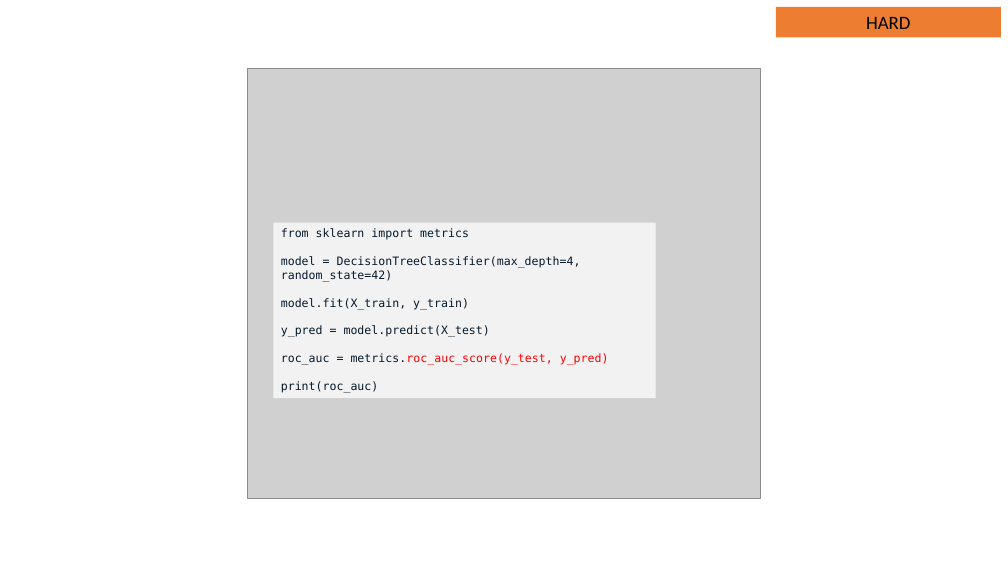
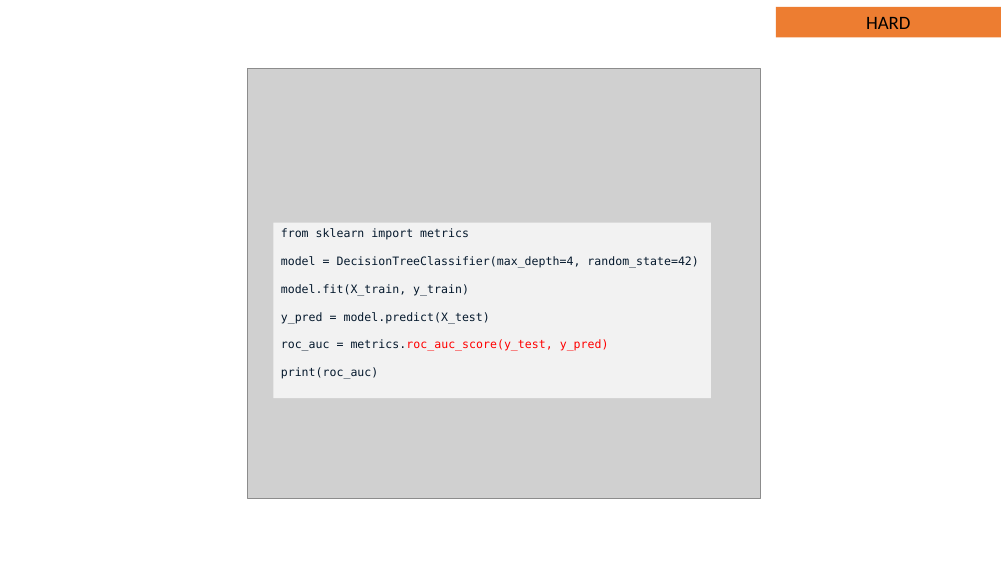
Before and after one commit to JNYH/DataCamp_Assessment, a slide deck: slide 41 of Model_Development.pptx (slide 37 before the commit). Drawn at 1008x567 pixels with LibreOffice and Linux fonts; fonts in the diff are those of the drawing; grey boxes stand for pictures. Boxes give left, top, right and bottom in pixels: in the first picture for what was removed or moved away, otherwise in the second. Text is boxed around its words. In the diff, an @@ line names an element or a change of style, - is before the commit and + after.

```diff
--- a/Model_Development.pptx
+++ b/Model_Development.pptx
@@ rectangle "from sklearn import metrics": place and size @@
-rectangle "from sklearn import metrics" at (274, 222, 656, 398)
+rectangle "from sklearn import metrics" at (274, 222, 712, 398)
```
Also in this commit, not shown: 2 other slides changed, 5 slides added, 2 slides removed.
